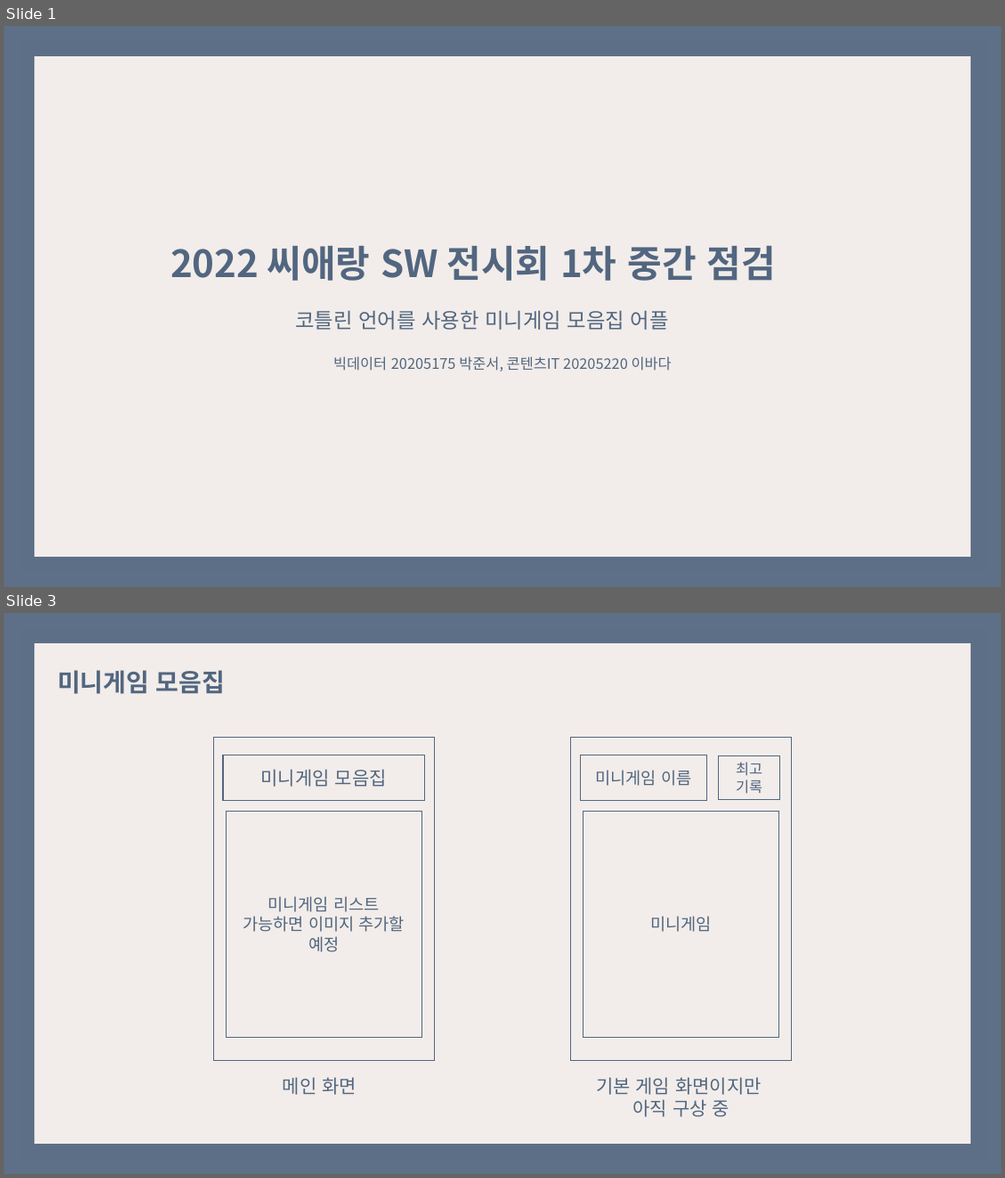
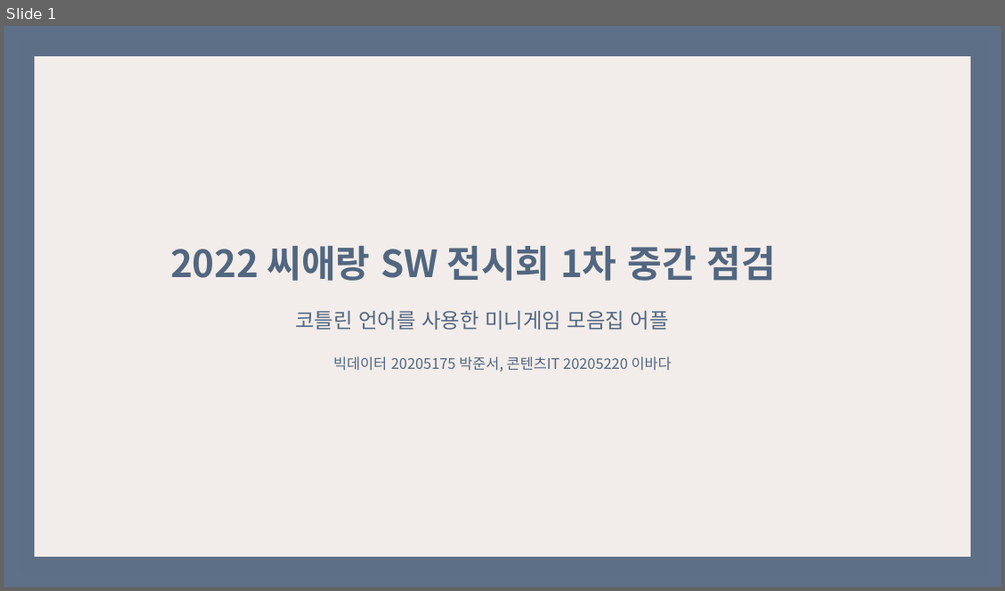
Before and after one commit to lbd0/2022_SoftwareExhibition, a slide deck: 2022_씨애랑SW전시회1차중간점검_20205175박준서,20205220이바다.pptx. Shown one above the other, each under a label of ours: slides 1 and 3 before the commit, slide 1 after it; the slides between them are not shown. The pictures are 1005x1178 and 1005x591 pixels, drawn with LibreOffice and Linux fonts; fonts in the diff are those of the drawing. Boxes give left, top, right and bottom in pixels: in the first picture for what was removed or moved away, otherwise in the second. Text is boxed around its words. In the diff, an @@ line names an element or a change of style, - is before the commit and + after.

```diff
--- a/2022_씨애랑SW전시회1차중간점검_20205175박준서,20205220이바다.pptx
+++ b/2022_씨애랑SW전시회1차중간점검_20205175박준서,20205220이바다.pptx
@@ slide 3 removed at [4, 613, 1001, 1174], background #FFFFFF @@
@@ rectangle removed at [19, 627, 987, 1159] @@
@@ text removed at [57, 670, 225, 694] @@
-미니게임 모음집
@@ group removed at [213, 737, 434, 1094]: 3 rectangles, 1 text @@
-미니게임 모음집
-미니게임 리스트
-가능하면 이미지 추가할 예정
-메인 화면
@@ group removed at [571, 737, 792, 1117]: 4 rectangles, 1 text @@
-미니게임 이름
-미니게임
-최고 기록
-기본 게임 화면이지만
-아직 구상 중
```
Also in this commit, not shown: 1 slide changed, 3 slides added.
